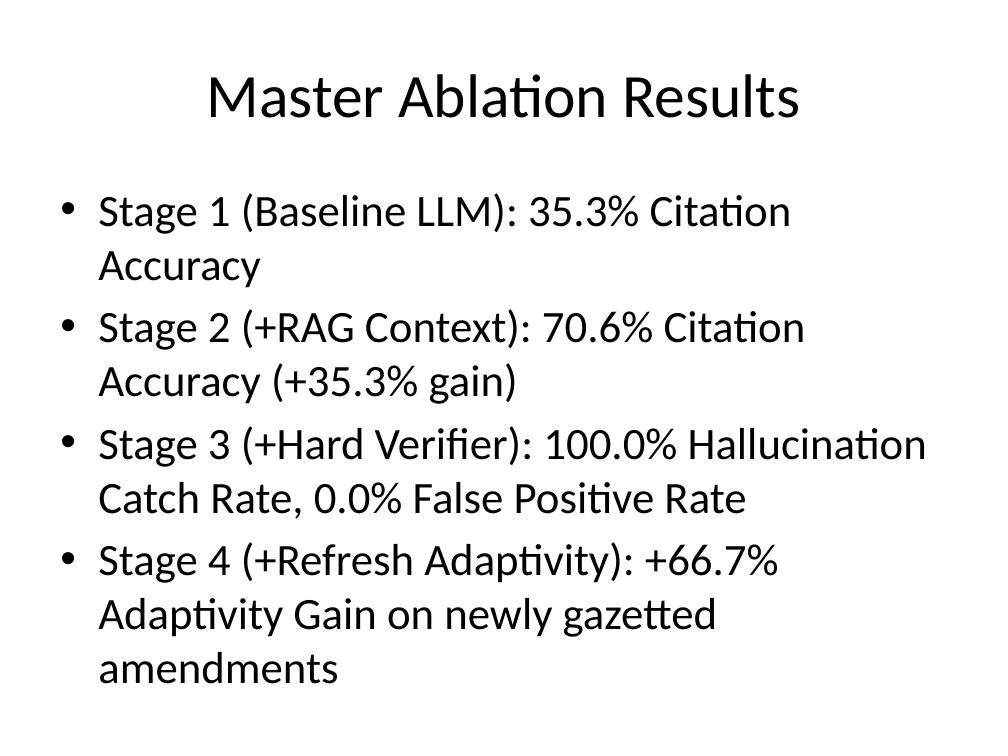
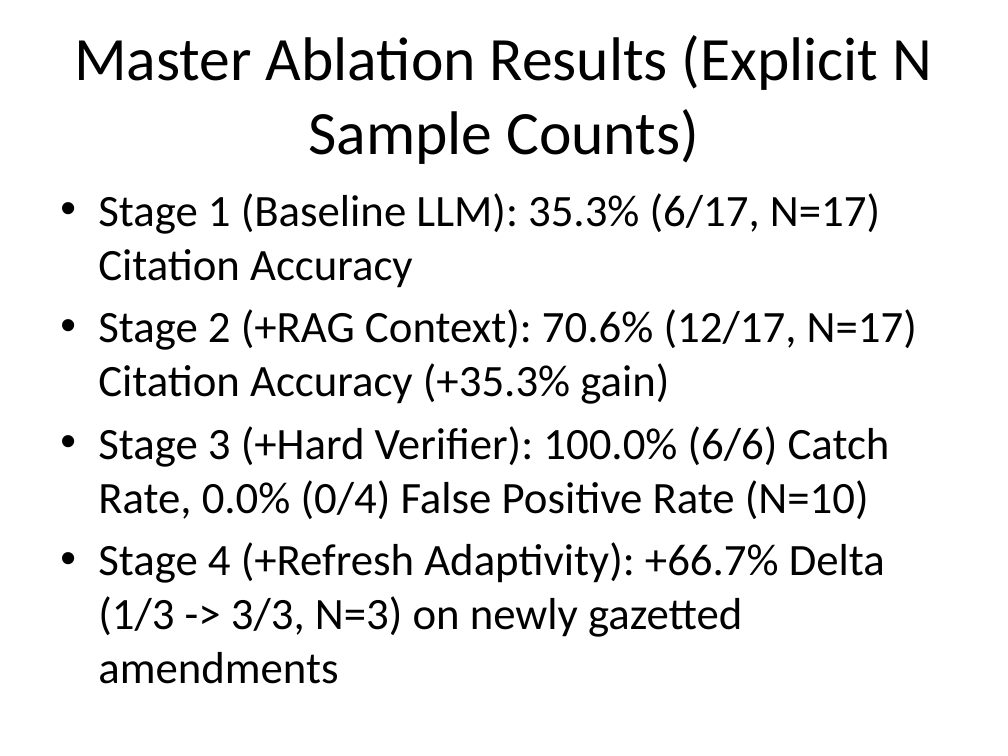
Before and after one commit to MS-406/IPC2BNS-Verify, a slide deck: slide 2 of report/presentation_deck.pptx. Drawn at 1008x756 pixels with LibreOffice and Linux fonts; fonts in the diff are those of the drawing. Boxes give left, top, right and bottom in pixels: in the first picture for what was removed or moved away, otherwise in the second. Text is boxed around its words. In the diff, an @@ line names an element or a change of style, - is before the commit and + after.

Commit message:
fix(research-rigor): address retrieval score display, sample size reporting N, intent gating, and adaptivity delta context

```diff
--- a/report/presentation_deck.pptx
+++ b/report/presentation_deck.pptx
@@ title at (74, 35, 933, 164): text changed @@
-Master Ablation Results
+Master Ablation Results (Explicit N Sample Counts)
@@ text at (98, 193, 917, 684): text changed @@
-• Stage 1 (Baseline LLM): 35.3% Citation Accuracy
-• Stage 2 (+RAG Context): 70.6% Citation Accuracy (+35.3% gain)
-• Stage 3 (+Hard Verifier): 100.0% Hallucination Catch Rate, 0.0% False Positive Rate
-• Stage 4 (+Refresh Adaptivity): +66.7% Adaptivity Gain on newly gazetted amendments
+• Stage 1 (Baseline LLM): 35.3% (6/17, N=17) Citation Accuracy
+• Stage 2 (+RAG Context): 70.6% (12/17, N=17) Citation Accuracy (+35.3% gain)
+• Stage 3 (+Hard Verifier): 100.0% (6/6) Catch Rate, 0.0% (0/4) False Positive Rate (N=10)
+• Stage 4 (+Refresh Adaptivity): +66.7% Delta (1/3 -> 3/3, N=3) on newly gazetted amendments
```
Also in this commit, not shown: 10 other files.
